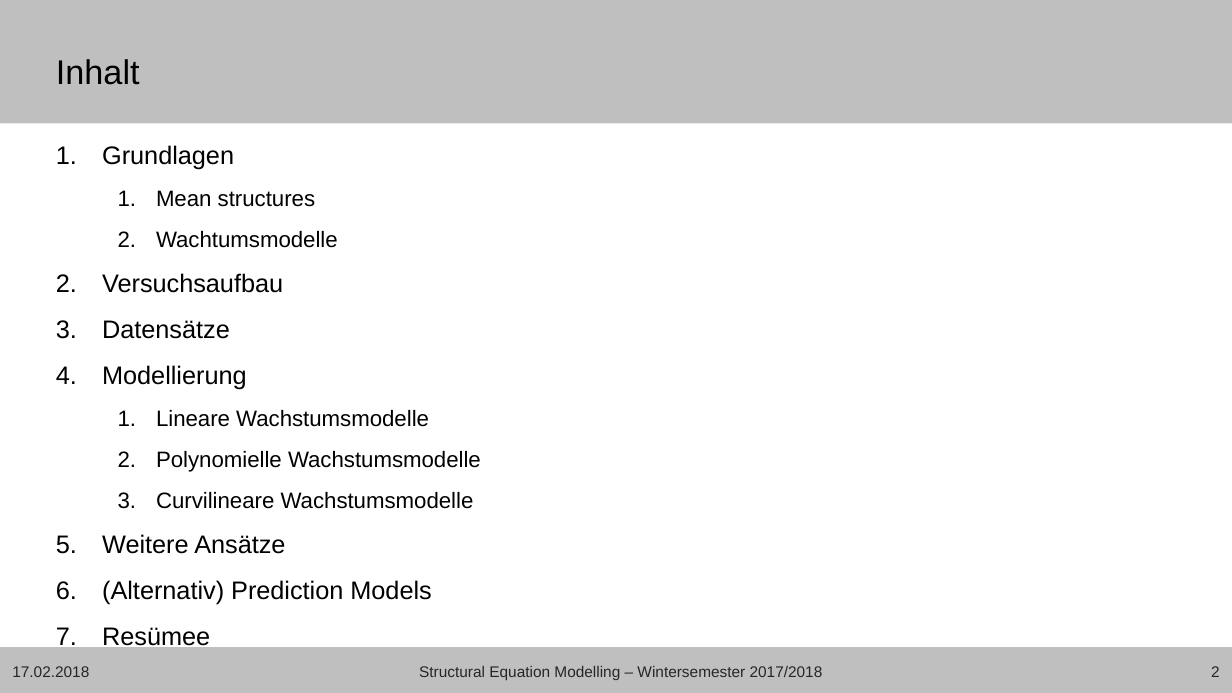
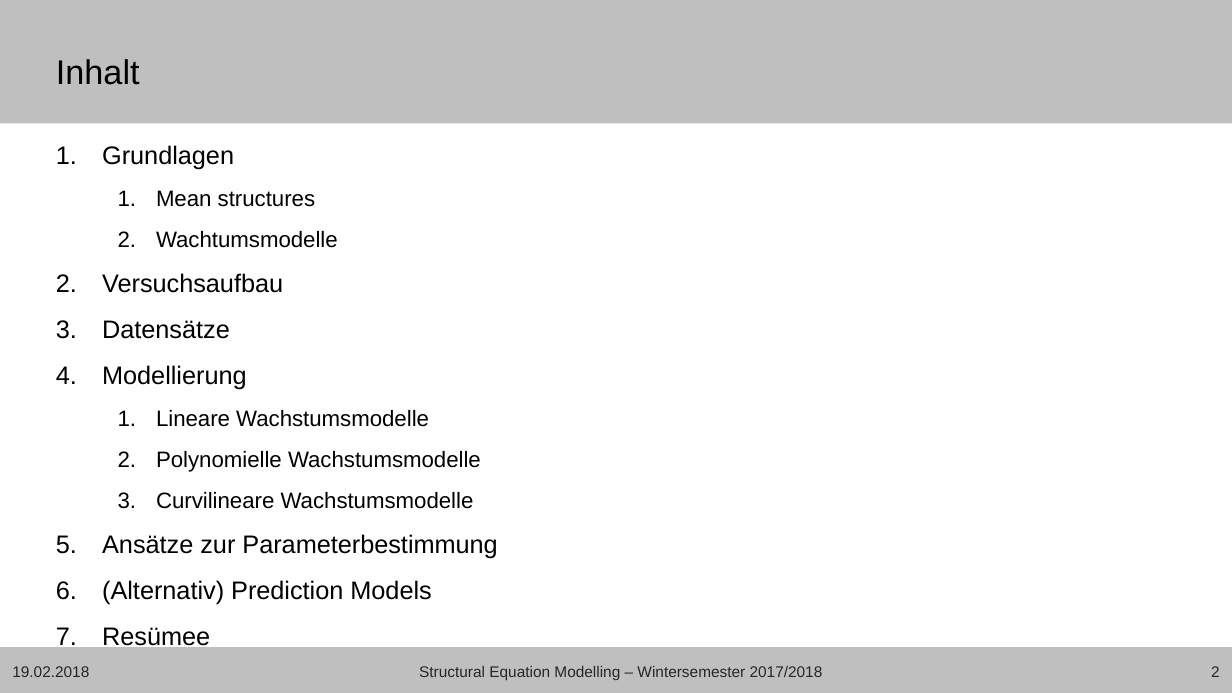
Before and after one commit to mircopp/Structural-Equation-Modeling, a slide deck: slide 2 of Mirco_sem17_18_wachstumsmodelle_präsentation.pptx. Drawn at 1232x693 pixels with LibreOffice and Linux fonts; fonts in the diff are those of the drawing; background and template pictures are left out. Boxes give left, top, right and bottom in pixels: in the first picture for what was removed or moved away, otherwise in the second. Text is boxed around its words. In the diff, an @@ line names an element or a change of style, - is before the commit and + after.

```diff
--- a/Mirco_sem17_18_wachstumsmodelle_präsentation.pptx
+++ b/Mirco_sem17_18_wachstumsmodelle_präsentation.pptx
@@ text at <box>102,534,497,559</box>: text changed @@
-5. Weitere Ansätze
+5. Ansätze zur Parameterbestimmung
@@ text at <box>12,666,89,677</box>: text changed @@
-17.02.2018
+19.02.2018
```
Also in this commit, not shown: 7 other slides changed, 10 slides added, 2 other files.
